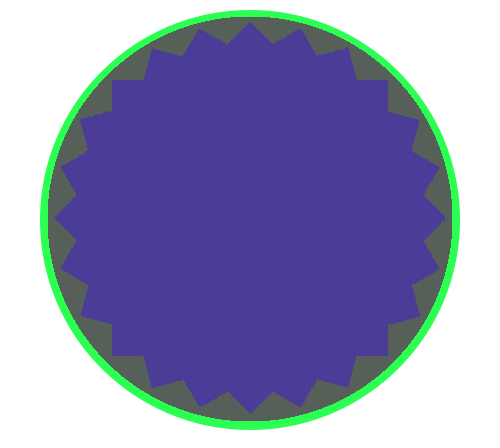
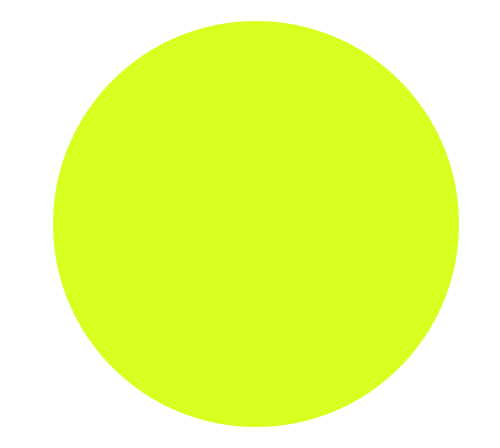
Layers edited between the first and the second 500 × 448 image:
added layer "Ellipse 2" (88%) above "Layer 1" over [53, 21, 459, 427]
hid "Group 1" over [55, 22, 445, 414]
hid "Ellipse 1 copy" over [48, 17, 452, 421]
hid "Ellipse 1" over [40, 10, 460, 430]
